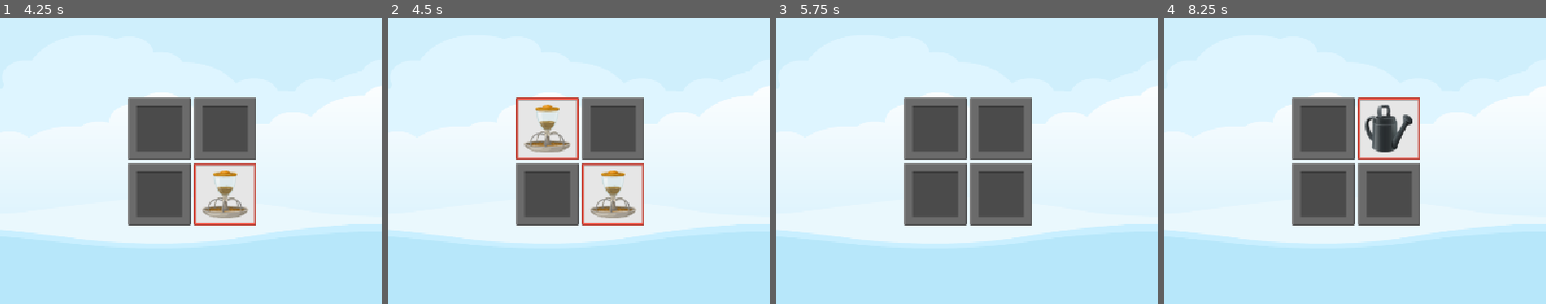
Above: before the commit, frames 1-4 (left to right).
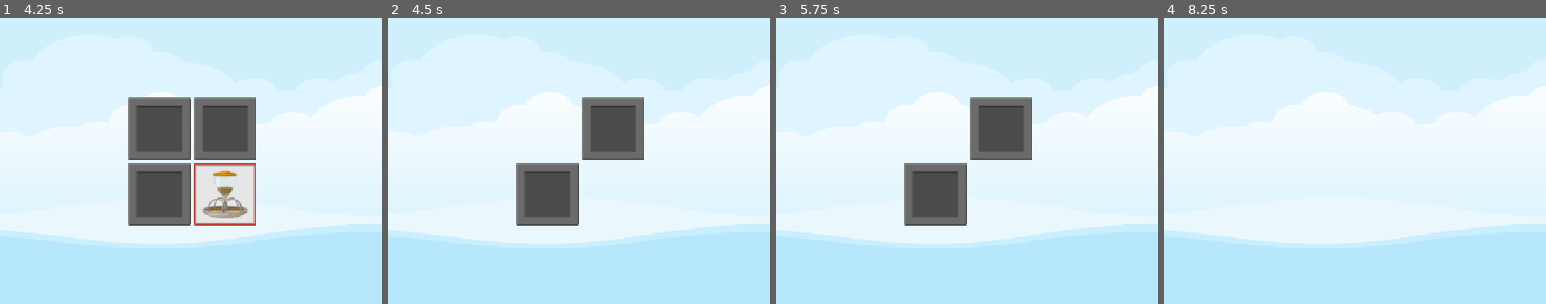
Above: after the commit, the same moments.

Repository: filipeAugusto99/MemoryMadness
Game: Godot game, scene res://Scenes/Master/Master.tscn
Same seed, same stepped clock (60 frames per second), same inputs: the game is played once before the commit and once after it.
Inputs (mouse positions are % of the whole screen's width and height, from its top left):
- Up to frame 1 (4.25 s): click "2x2" at 0.5 s; click (35, 44) at 1.25 s; click (44, 44) at 2.02 s; click (35, 56) at 2.77 s; click (44, 56) at 3.52 s
- Up to frame 2 (4.5 s): click (35, 44) at 4.25 s
- Up to frame 3 (5.75 s): click (44, 44) at 5.02 s
- Up to frame 4 (8.25 s): click (35, 56) at 5.77 s; click (44, 56) at 6.52 s; click (35, 44) at 7.25 s; click (44, 44) at 8.02 s
The pictures show only the part of the screen within x 14-64%, y 25-75%; the shares and areas given below are measured in that part.

Frame 1 is identical in both runs. In frame 2, 3.4% of the frame differs, in the area x 33-67%, y 27-73%; in frame 3, 7.2%; in frame 4, 13%.

Commit message:
Pair Detection

Diff:
--- a/Scenes/Scorer/Scorer.gd
+++ b/Scenes/Scorer/Scorer.gd
@@ -18,12 +18,20 @@
 	SignalHub.on_tile_selected.connect(on_tile_selected)
 
 
+func check_for_pair() -> void:
+	if _selections[0].matches_other_tile(_selections[1]) == true:
+		_selections[0].kill_on_success()
+		_selections[1].kill_on_success()
+		SoundManager.play_sound(sound, SoundManager.SOUND_SUCCESS)
+
+
 func process_pair() -> void:
 	if _selections.size() != 2:
 		return
 
 	SelectionEnabled = false
 	reveal_timer.start()
+	check_for_pair()
 
 
 func on_tile_selected(tile: MemoryTile) -> void:
